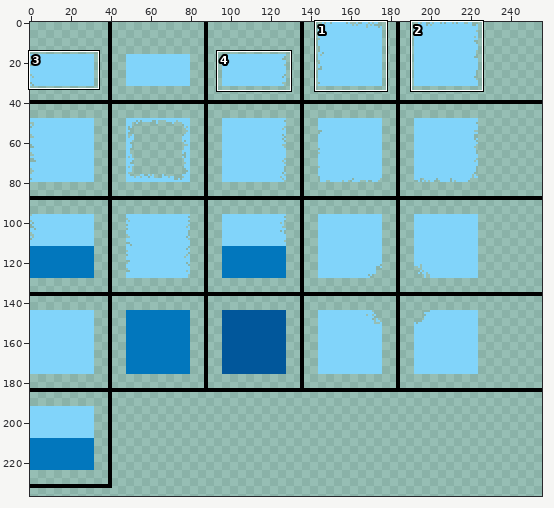
Two versions of one pixel-art file, Textures/Environment/Water/Water-0001.aseprite. The picture above shows the old version from afar; the outline marks the close-up.
Close-up. Old version:
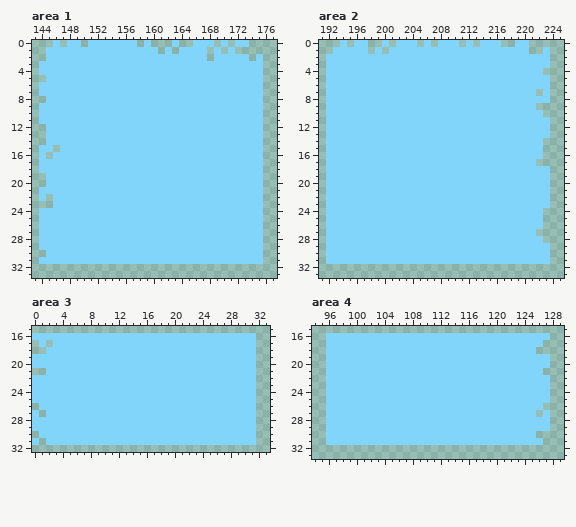
256x256 pixels, 1 frame. Shown: area 1: x 143..177, y 0..33; area 2: x 191..225, y 0..33; area 3: x 0..33, y 15..32; area 4: x 94..129, y 15..33. The wide view leaves out empty margins. The commit also changed other parts of the picture, which this record leaves out.
Once edited:
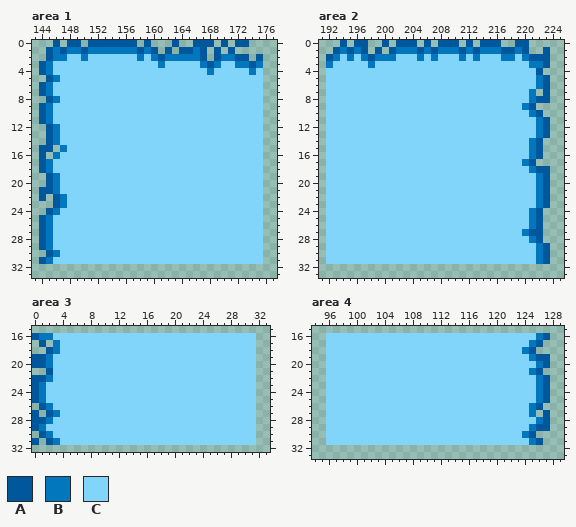
Palette (. is transparent): A #01579b  B #0277bd  C #81d4fa
The exact change:
Changed rows in their new state; - is an unchanged pixel.
Area 1:
first column x 144:
 0 --A-AA-AAAAAAA-A---A--AAA-A-AA--
 1 -ABABBABBBBBBBABA-A-AABA-A-A----
 2 -ABB--B-------B-BABBBBBA-ABBAA-A
 3 AB---------------B-----BAB--BBAB
 4 AB----------------------B-----B-
 5 -AB-----------------------------
 6 AB------------------------------
 7 AB------------------------------
 8 -AB-----------------------------
 9 AB------------------------------
10 AB------------------------------
11 AB------------------------------
12 -AB-----------------------------
13 -AB-----------------------------
14 -AB-----------------------------
15 AA-B----------------------------
16 A-B-----------------------------
17 AB------------------------------
18 AB------------------------------
19 -AB-----------------------------
20 -AB-----------------------------
21 AAB-----------------------------
22 A-AB----------------------------
23 --AB----------------------------
24 .AB-----------------------------
25 AB------------------------------
26 AB------------------------------
27 AB------------------------------
28 AB------------------------------
29 AB------------------------------
30 -AB-----------------------------
31 AB------------------------------
Area 2:
first column x 192:
 0 --A-AA--A-AAA-A-AAA-A-AAA--AA---
 1 -ABABA-A-ABBBABABBBABABBBAABA--A
 2 AB-B-BABBB---B-B---B-B---BB-BAAA
 3 B-----B----------------------BBA
 4 ------------------------------A-
 5 ------------------------------BA
 6 ------------------------------BA
 7 -----------------------------B-A
 8 -----------------------------BAA
 9 ----------------------------BA--
10 -----------------------------BA-
11 ------------------------------BA
12 ------------------------------BA
13 ------------------------------BA
14 -----------------------------BA-
15 -----------------------------BA-
16 -----------------------------BA-
17 ----------------------------BA--
18 -----------------------------BAA
19 ------------------------------BA
20 ------------------------------BA
21 ------------------------------BA
22 ------------------------------BA
23 ------------------------------BA
24 -----------------------------BA-
25 -----------------------------BA-
26 -----------------------------BA-
27 ----------------------------BAA-
28 -----------------------------BA-
29 ------------------------------BA
30 ------------------------------BA
31 ------------------------------BA
Area 3:
first column x 0:
16 ABB-
17 -A-B
18 --AB
19 AAB-
20 AAB-
21 --A-
22 AAB-
23 AB--
24 AB--
25 AB--
26 -AB-
27 A-AB
28 AAB-
29 AB--
30 -AB-
31 A-AB
Area 4:
first column x 124:
16 --BA
17 -BA-
18 BA--
19 -BAA
20 --BA
21 -BA-
22 --BA
23 --BA
24 --BA
25 --BA
26 -BA-
27 -B-A
28 --BA
29 -BAA
30 BA--
31 -BA-
Where, in picture pixels (left, top, right, bottom), the same in both close-ups:
changed: (39, 40, 263, 264)
changed: (326, 40, 550, 264)
changed: (32, 333, 60, 445)
changed: (522, 333, 550, 445)
